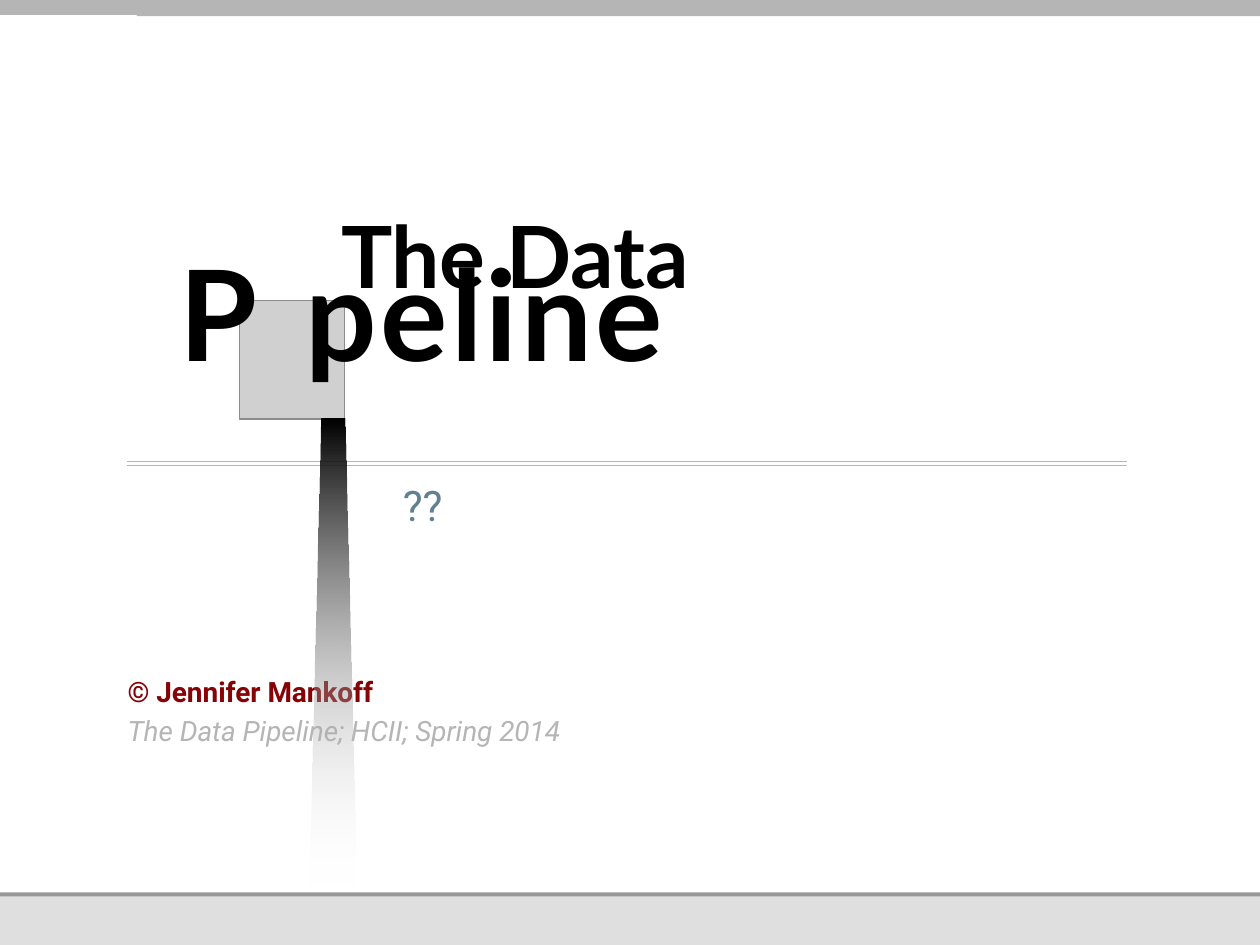
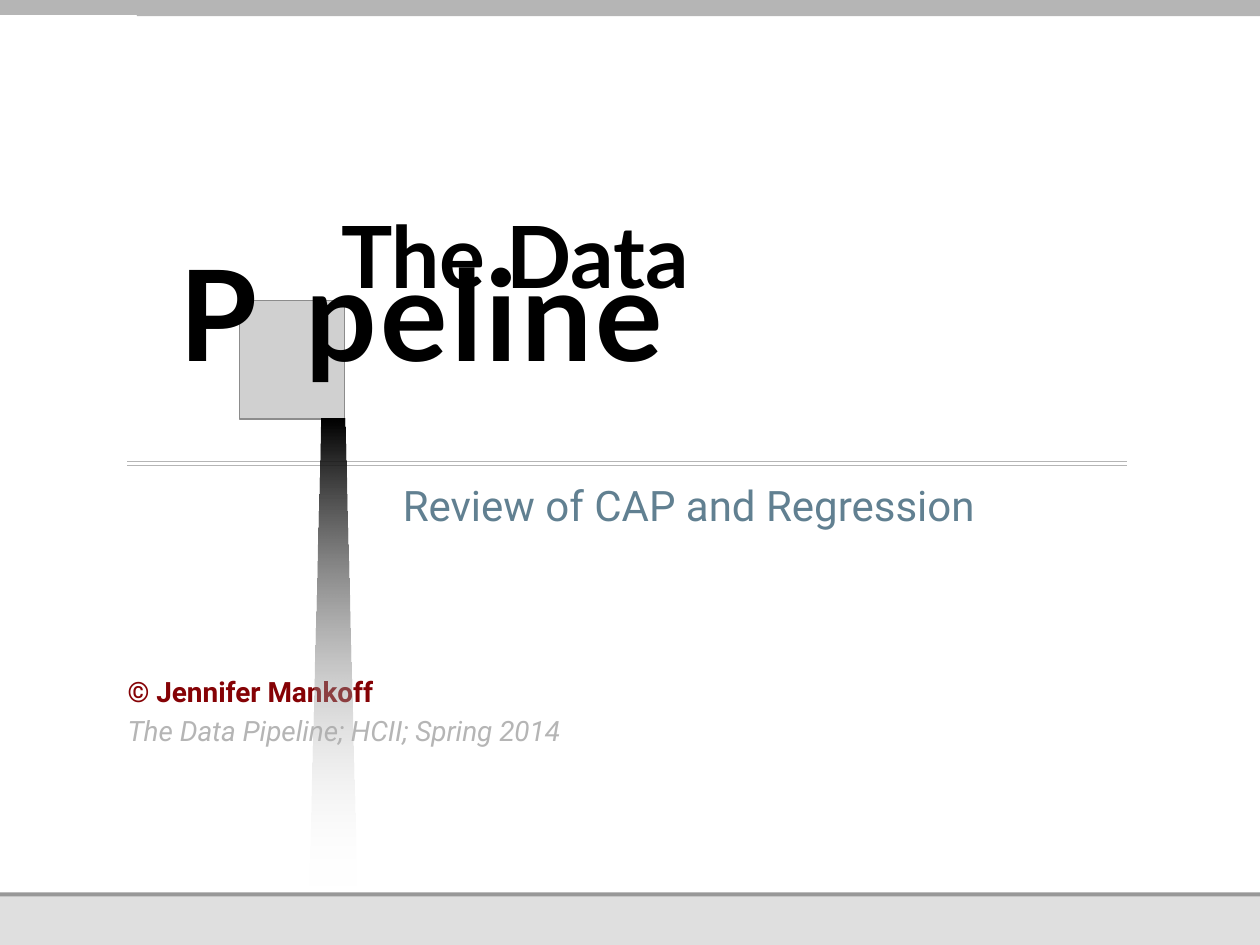
Before and after one commit to jmankoff/data, a slide deck: slide 1 of Lectures/13 Review of CAP and Regression.pptx. Drawn at 1260x945 pixels with LibreOffice and Linux fonts; fonts in the diff are those of the drawing; grey boxes stand for pictures; background and template pictures are left out. Boxes give left, top, right and bottom in pixels: in the first picture for what was removed or moved away, otherwise in the second. Text is boxed around its words. In the diff, an @@ line names an element or a change of style, - is before the commit and + after.

Commit message:
updated slides

```diff
--- a/Lectures/13 Review of CAP and Regression.pptx
+++ b/Lectures/13 Review of CAP and Regression.pptx
@@ subtitle at [403,489,975,530]: text changed @@
-??
+Review of CAP and Regression
```
Also in this commit, not shown: 24 other slides changed, 1 slide added.
